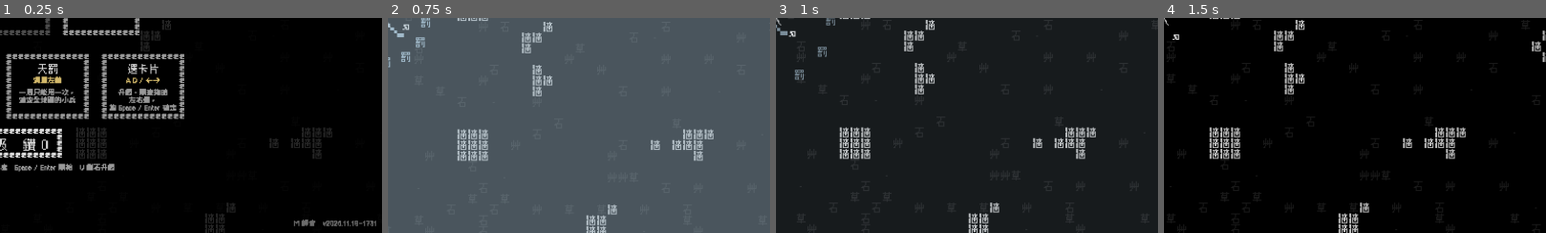
Above: before the commit, frames 1-4 (left to right).
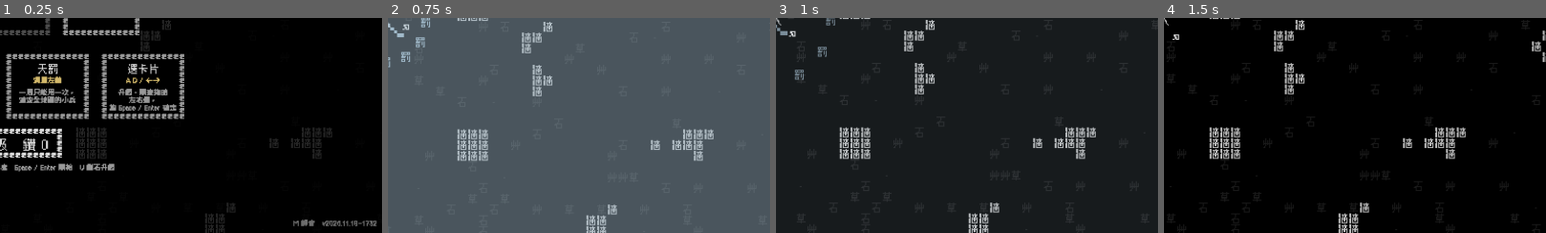
Above: after the commit, the same moments.

Repository: Scottcw1006/text-survivors
Game: Godot game, scene res://main.tscn
The game is run twice, just before and just after one commit, with the same random seed, the same clock (stepped at 60 frames per second) and the same inputs. Sound files missing from this copy of the repository are replaced by a short silence.
Inputs (mouse positions are % of the whole screen's width and height, from its top left):
- Up to frame 1 (0.25 s): no input
- Up to frame 2 (0.75 s): tap Enter at 0.5 s; move the mouse to (72, 45) at 0.52 s; hold Right (move_right) from 0.53 s (still down); tap Space (confirm) at 0.6 s; click (72, 45) at 0.67 s
- Up to frame 3 (1 s): keep holding Right (move_right)
- Up to frame 4 (1.5 s): release Right (move_right) at 1.25 s; drag from (30, 55) to (45, 70) at 1.27 s
The pictures show only the part of the screen within x 50-100%, y 50-100%; the shares and areas given below are measured in that part.

The runs differ from the first frame. In frame 1, 0.3% of the frame differs, in the area x 76-99%, y 93-97%; in frame 2, nothing differs; in frame 3, nothing differs; in frame 4, nothing differs.

Commit message:
廣每級讓空間斬擊直徑 +15%
Co-Authored-By: Claude Opus 5.5 <noreply@anthropic.com>

Diff:
--- a/main.gd
+++ b/main.gd
@@ -233,6 +233,7 @@
 const RIFT_TARGETS := 4             # Lv5 空間斬擊：鎖定畫面內最近的幾個敵人
 const RIFT_RADIUS := 40.0           # 空間斬擊的半徑
 const RIFT_TIME := 0.5              # 空間斬擊停留幾秒
+const RIFT_REACH_BONUS := 0.15        # 「廣」每級讓空間斬擊的直徑 +15%
 const COLOR_RIFT := Color(0.8, 0.6, 1.0)
 
 ## 卡片上的名稱與說明：[角色][線] -> 名稱、各級說明（index = 升到第幾級）
@@ -283,7 +284,7 @@
 	{"id": "power",  "icon": "力", "name": "攻擊力",   "desc": "傷害 +20%", "who": "all"},
 	{"id": "haste",  "icon": "疾", "name": "攻擊速度", "desc": "攻擊速度 +15%", "who": "all"},
 	{"id": "pierce", "icon": "穿", "name": "穿透",     "desc": "子彈多穿過\n1 個敵人；\n砲傷害 +25%", "who": "人"},
-	{"id": "reach",  "icon": "廣", "name": "斬擊範圍", "desc": "斬擊距離 +20%；\n斬擊波多穿過\n1 個敵人", "who": "刀"},
+	{"id": "reach",  "icon": "廣", "name": "斬擊範圍", "desc": "斬擊距離 +20%；\n斬擊波多穿過\n1 個敵人；\n空間斬擊 +15%", "who": "刀"},
 	{"id": "speed",  "icon": "速", "name": "移動速度", "desc": "移動速度 +12%", "who": "all"},
 	{"id": "vital",  "icon": "體", "name": "體魄",     "desc": "每秒回 0.1 血", "who": "all"},
 	{"id": "magnet", "icon": "磁", "name": "吸金",     "desc": "吸金範圍 +35%", "who": "all"},
@@ -2234,13 +2235,15 @@
 ## 空間斬擊：在敵人身上直接出現一圈斬擊打一次（無視牆），之後留 0.5 秒殘影但不再造成傷害
 func _rift(pos: Vector2) -> void:
 	audio.play("wave")
-	var fx := SlashFx.new().setup(randf() * TAU, TAU, RIFT_RADIUS, false)
+	# 「廣」每級讓空間斬擊的圈圈直徑 +15%
+	var r := RIFT_RADIUS * (1.0 + RIFT_REACH_BONUS * int(upgrade_levels.get("reach", 0)))
+	var fx := SlashFx.new().setup(randf() * TAU, TAU, r, false)
 	fx.linger = RIFT_TIME
 	fx.color = COLOR_RIFT
 	fx.position = pos
 	fx.z_index = 5
 	add_child(fx)
-	_hit_sector(pos, 0.0, TAU, RIFT_RADIUS, false)   # 只在出現時打一次，殘影只是畫面
+	_hit_sector(pos, 0.0, TAU, r, false)   # 只在出現時打一次，殘影只是畫面
 
 
 ## 畫面內最近的幾個敵人（空間斬擊不管牆）
--- a/version.gd
+++ b/version.gd
@@ -1,2 +1,2 @@
 ## 由 build_web.sh 自動產生，不要手改
-const TEXT := "v2026.11.18-1731"
+const TEXT := "v2026.11.18-1732"
Renamed: docs/game_20261118-173118.apple-touch-icon.png -> docs/game_20261118-173240.apple-touch-icon.png
Renamed: docs/game_20261118-173118.icon.png -> docs/game_20261118-173240.icon.png
Renamed: docs/game_20261118-173118.png -> docs/game_20261118-173240.png
Not shown, removed: docs/game_20261118-172353.pck
Not shown, added: docs/game_20261118-173240.audio.position.worklet.js
Not shown, added: docs/game_20261118-173240.audio.worklet.js
Not shown, added: docs/game_20261118-173240.js
Not shown, added: docs/game_20261118-173240.pck
Not shown, added: docs/game_20261118-173240.wasm
